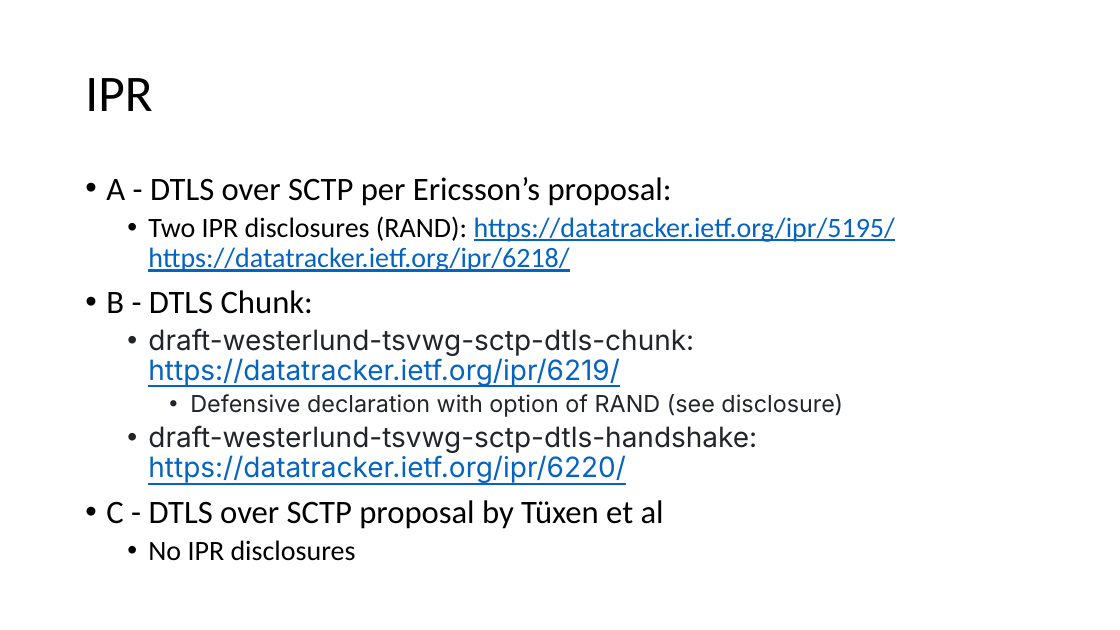
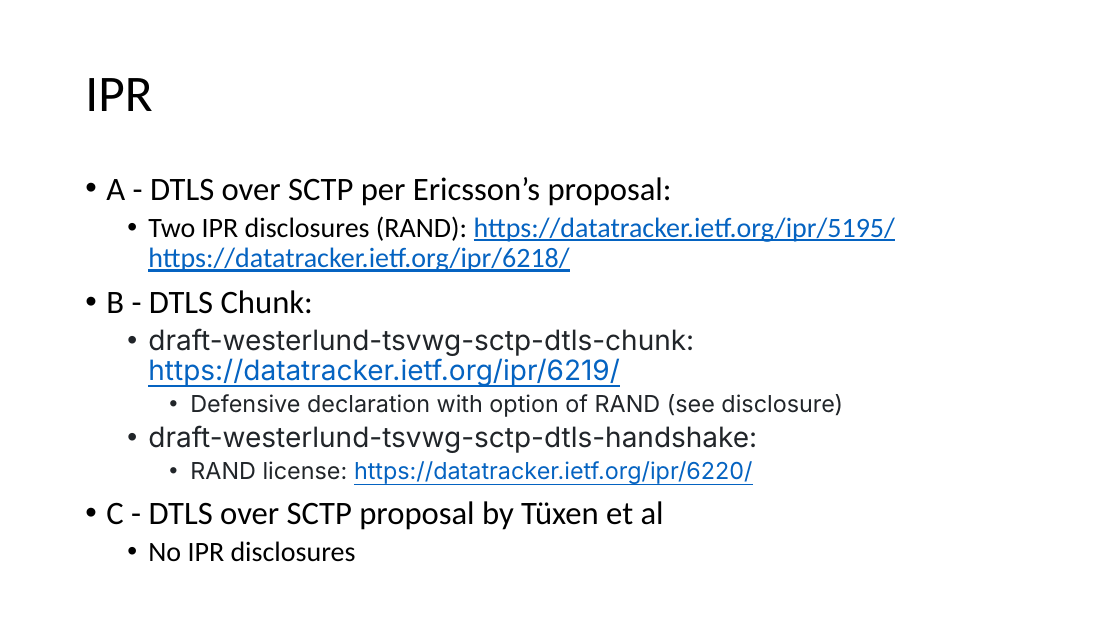
Before and after one commit to sctplab/sctp-dtls-requirements, a slide deck: slide 7 of dtls-for-sctp-design-team-report.pptx. Drawn at 1120x630 pixels with LibreOffice and Linux fonts; fonts in the diff are those of the drawing. Boxes give left, top, right and bottom in pixels: in the first picture for what was removed or moved away, otherwise in the second. Text is boxed around its words. In the diff, an @@ line names an element or a change of style, - is before the commit and + after.

```diff
--- a/dtls-for-sctp-design-team-report.pptx
+++ b/dtls-for-sctp-design-team-report.pptx
@@ text at box(148, 425, 757, 485): text changed; size 24 to 20 pt @@
-  • draft-westerlund-tsvwg-sctp-dtls-handshake: https://datatracker.ietf.org/ipr/6220/
+  • draft-westerlund-tsvwg-sctp-dtls-handshake:
+    • RAND license: https://datatracker.ietf.org/ipr/6220/
```
Also in this commit, not shown: 5 other slides changed.
